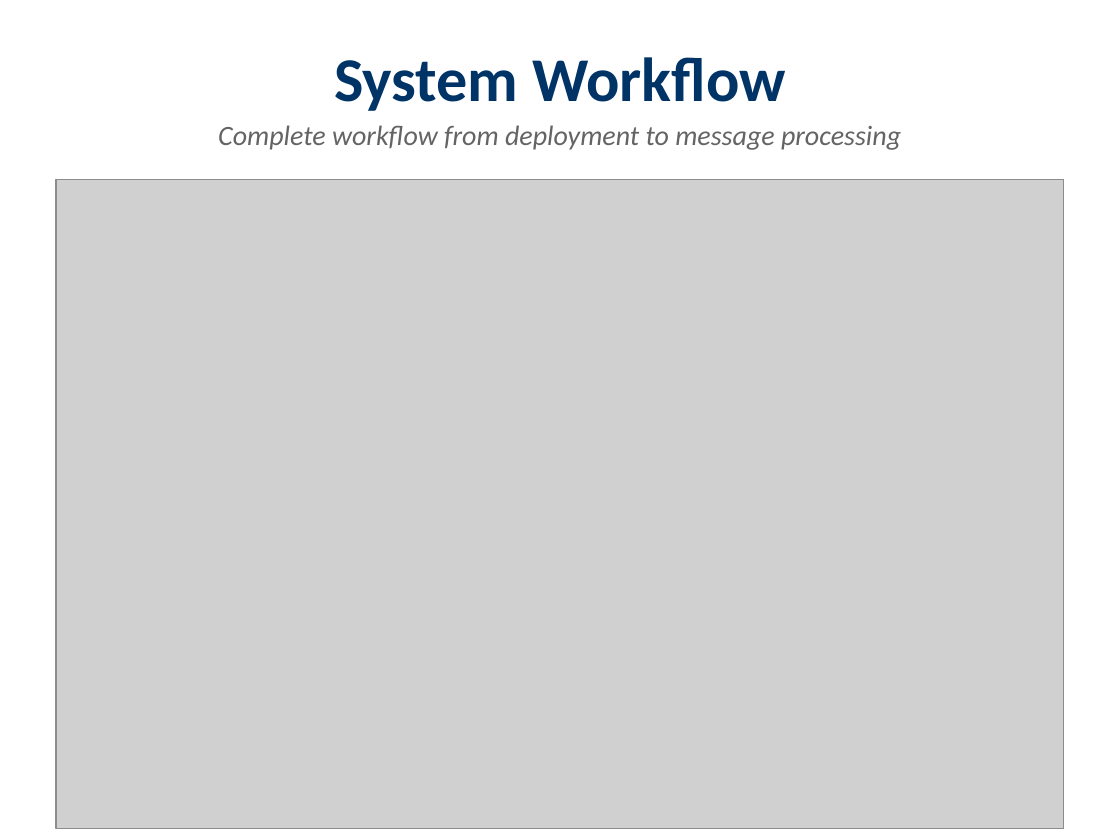
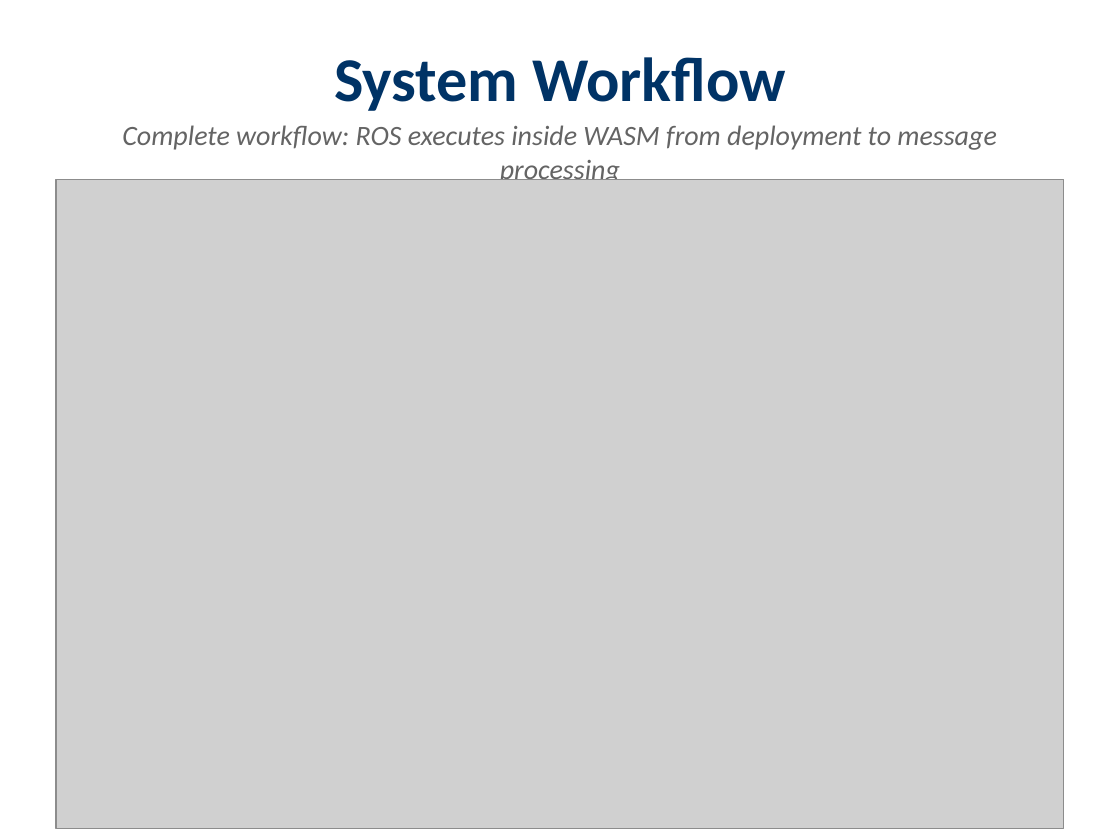
Before and after one commit to lucadagati/ros_wasm_example, a slide deck: slide 3 of microROS_WASM_K8s_Feasibility.pptx (slide 8 before the commit). Drawn at 1120x840 pixels with LibreOffice and Linux fonts; fonts in the diff are those of the drawing; grey boxes stand for pictures. Boxes give left, top, right and bottom in pixels: in the first picture for what was removed or moved away, otherwise in the second. Text is boxed around its words. In the diff, an @@ line names an element or a change of style, - is before the commit and + after.

Commit message:
Final PPTX: All diagrams show ROS executing INSIDE WASM runtime
- Recreated all PlantUML diagrams with explicit ROS-in-WASM labels
- Updated PPTX structure: 7 slides with clear architecture and workflow
- All diagrams emphasize: ROS code compiled to WASM, executed by WASM runtime
- No external ROS process, direct WASM-to-WASM communication
- Complete architecture schema and workflow diagrams included
- All PNG regenerated with updated visualizations

```diff
--- a/microROS_WASM_K8s_Feasibility.pptx
+++ b/microROS_WASM_K8s_Feasibility.pptx
@@ text at [122,125,996,185]: text changed @@
-Complete workflow from deployment to message processing
+Complete workflow: ROS executes inside WASM from deployment to message processing
```
Also in this commit, not shown: 3 other slides changed, 2 slides added, 6 slides removed, 9 other files.
